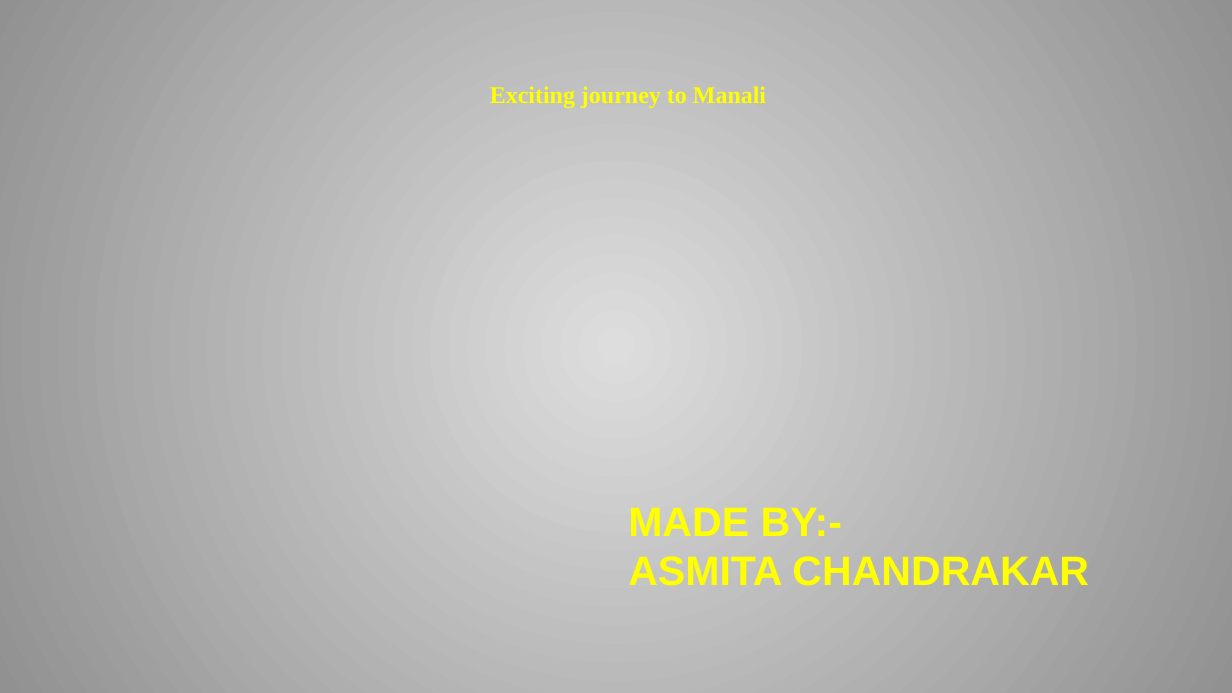
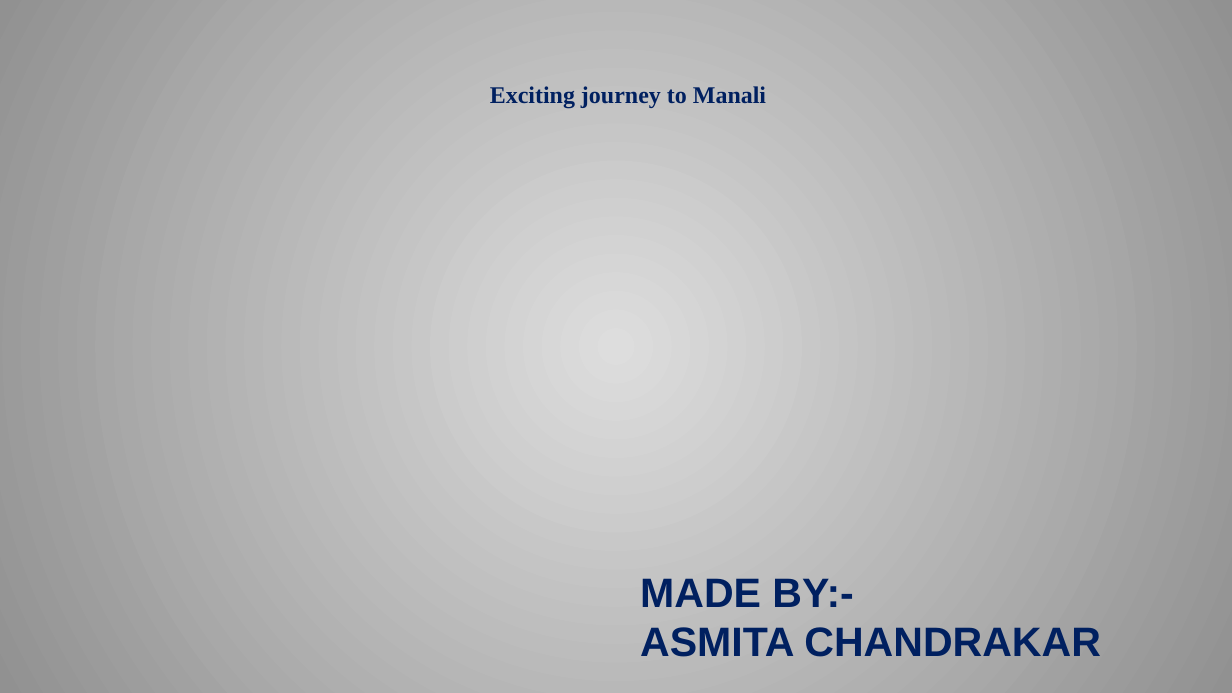
Before and after one commit to AsmitaChandrakar/Pecunia_customer, a slide deck: slide 1 of ASMI_communication.pptx.pptx. Drawn at 1232x693 pixels with LibreOffice and Linux fonts; fonts in the diff are those of the drawing; background and template pictures are left out. Boxes give left, top, right and bottom in pixels: in the first picture for what was removed or moved away, otherwise in the second. Text is boxed around its words. In the diff, an @@ line names an element or a change of style, - is before the commit and + after.

```diff
--- a/ASMI_communication.pptx.pptx
+++ b/ASMI_communication.pptx.pptx
@@ text "Exciting journey to Manali" at (490,86,766,109): text colour #FFFF00 to #002060 @@
@@ text "MADE BY:-" at (640,578,1101,657): text colour #FFFF00 to #002060 @@
@@ text "MADE BY:-": place and size @@
-text "MADE BY:-" at (628,507,1089,586)
+text "MADE BY:-" at (640,578,1101,657)
```
Also in this commit, not shown: 3 slides added, 1 slide removed.
